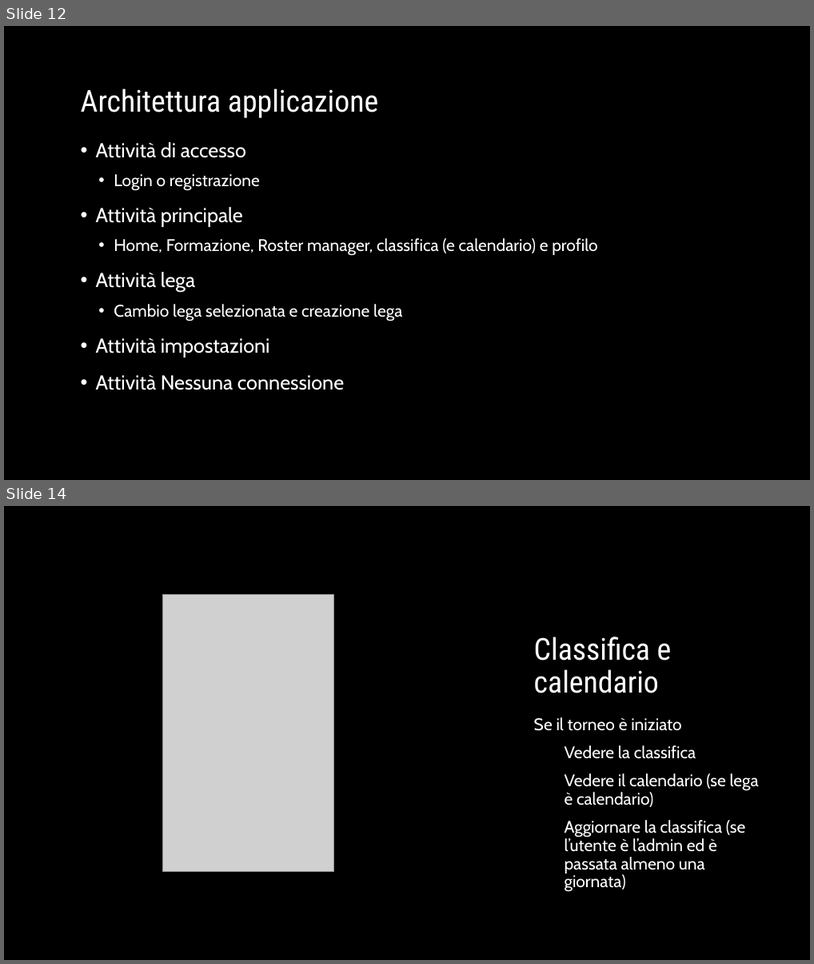
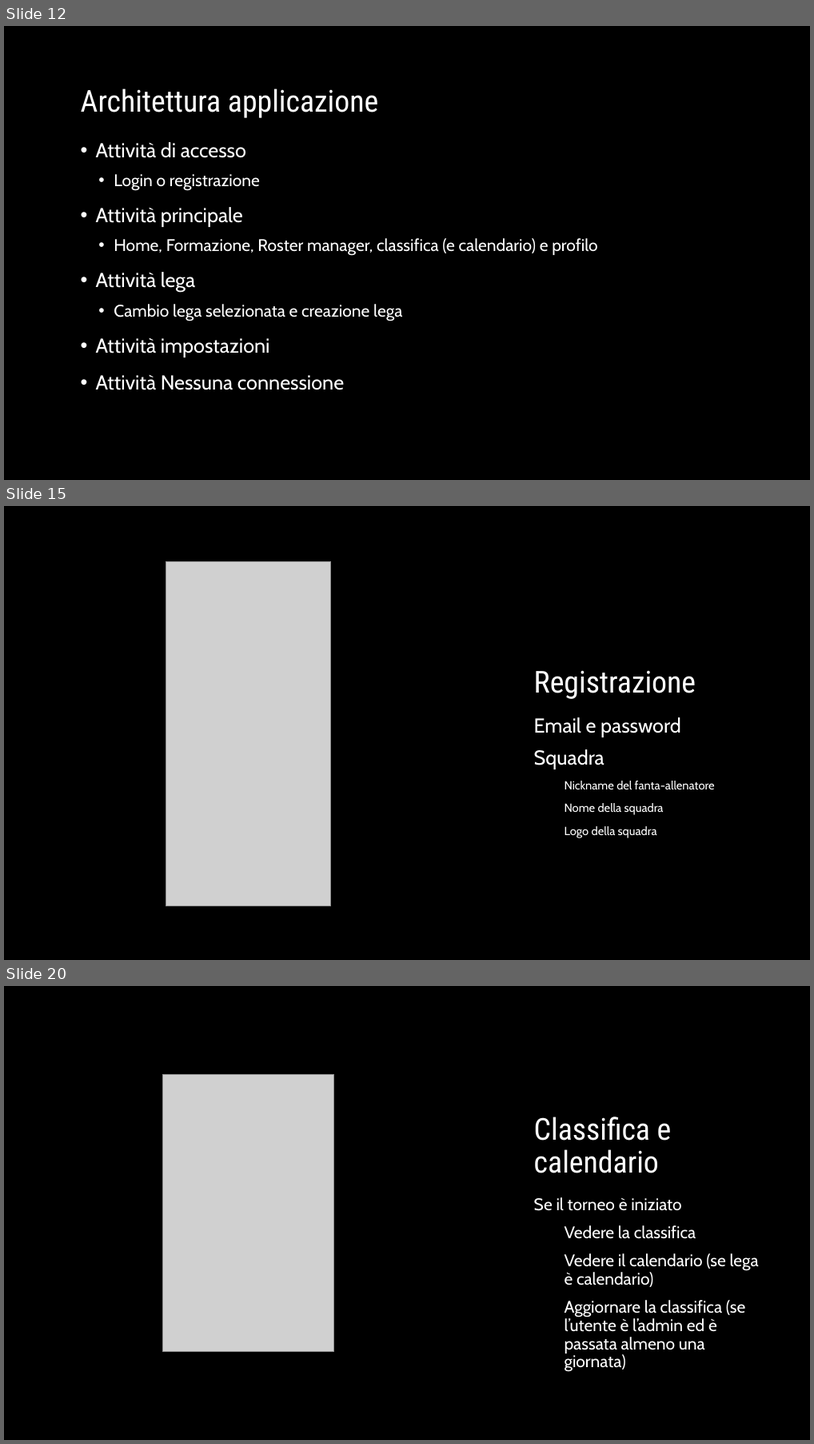
Before and after one commit to GiovanniMarchetto/Fantabasket, a slide deck: Fanta-basket.pptx. Shown one above the other, each under a label of ours: slides 12 and 14 before the commit, slides 12, 15 and 20 after it; the slides between them are not shown. The pictures are 814x964 and 814x1444 pixels, drawn with LibreOffice and Linux fonts; fonts in the diff are those of the drawing; grey boxes stand for pictures; background and template pictures are left out. Boxes give left, top, right and bottom in pixels: in the first picture for what was removed or moved away, otherwise in the second. Text is boxed around its words. In the diff, an @@ line names an element or a change of style, - is before the commit and + after.

```diff
--- a/Fanta-basket.pptx
+++ b/Fanta-basket.pptx
@@ slide 15 added at (x1=4, y1=506, x2=810, y2=960), background picture (left out); not listed: 1 template element that a slide beside it also shows @@
@@ picture added at (x1=166, y1=562, x2=330, y2=906) @@
@@ title added at (x1=534, y1=670, x2=696, y2=699), 36 pt, text #FFFFFF @@
+Registrazione
@@ text added at (x1=534, y1=717, x2=715, y2=838), 14 pt, text #FFFFFF @@
+Email e password
+Squadra
+  Nickname del fanta-allenatore
+  Nome della squadra
+  Logo della squadra
@@ what was slide 14 is now slide 20 @@
```
Also in this commit, not shown: 4 slides changed, 13 other slides added, 8 other files.
